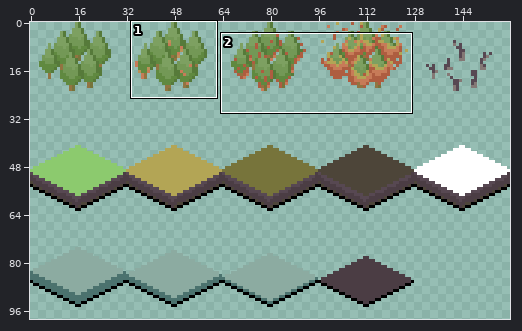
Sprite sheet, stored at bhx/Graphix/tiles.png. Above: a wide view before the commit, with the close-up outlined.
Close-up. Earlier state:
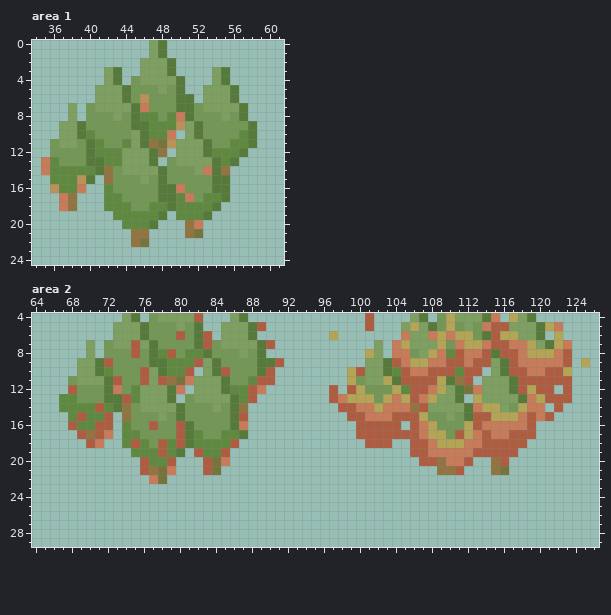
The file is 160x192 pixels. Shown: area 1: x 34..61, y 0..24; area 2: x 64..126, y 4..29. The wide view leaves out empty margins.
The same view after the edit:
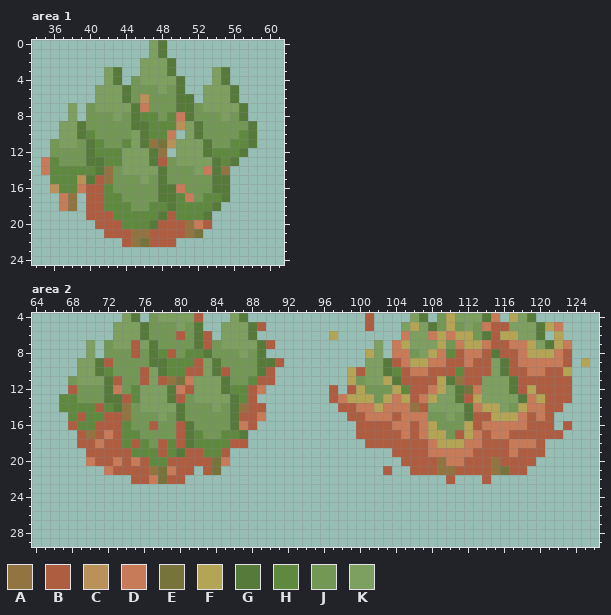
Palette (. is transparent): A #927441  B #ae5d40  C #ba9158  D #c77b58  E #77743b  F #b3a555  G #567a3a  H #608940  J #739856  K #7da061
The edit:
--- area 1
@@ x 38..55 @@
 12 JJGHHHKKKGA.KKKGHH
-13 JJGGHHKKKG.JKKKKGH
+13 JJGGHHKKKGBJKKKKGH
 14 HHHGAJKKKKGJJJKDGA
-15 HCG.AJJJKJGJJJJJGG
-16 HD..HJJJJJGGDJJJGG
-17 A...HHJJJJGGHDJHHG
-18 A...HHHJJHHGHHHHG.
-19 .....HHHHHG.HHHG..
-20 ......HHHG...AD...
-21 .......AA....AE...
-22 .......AE.........
+15 HCGBAJJJKJGJJJJJGG
+16 HDBBHJJJJJGGDJJJGG
+17 A.BBHHJJJJGGHDJHHG
+18 A.BBHHHJJHHGHHHHG.
+19 ..BBBHHHHHGBHHHG..
+20 ...BBBHHHGBBBADB..
+21 ....BBBAABBBBAE...
+22 ......BAEBBB......
 23 ..................
--- area 2
@@ x 64..126 @@
  9 .....KKGBJJJJGGHHHBKGJJJJGGB.........KKGBDFFDDBBDBBKGBDDDDDB.F.
-10 .....KKGHJJJBKGHHB.KGBJJJGB........FBKKGHBDDBBBHBB.KGBBDDBBF...
-11 ....JKKKGBJJBKBAEDKKKGJJHBB........FJKKFGBBBBFGAB.KKKGBBBBBB...
-12 ....BJJJGDJHKKKGD.KKKGHHBD.......B.BFJJJFHBBDFKGEDKKKGBFBB.B...
-13 ...HHJJJGGBHKKKG.JKKKKGHB........BDFFFJFDFBDFKKG.FKKKKGDFBBB...
-14 ...HHHHBHGAJKKKKGJJJKJGA..........BBDDFDDDABKKKKGDFFKJFDD.B....
-15 ....HBHHB.AJJJKJGJJJJJGB...........BBDDDBBBFJJKJGBBFFFDBDB.....
-16 ....BHHBB.HJJBJJBGJJJJGD............BBBBB.BDFJJJFBDDDDDB.......
-17 .....BABD.HHJJJJBGHJJHHG............BBBBBBBDFFJBFDBDDBBB.......
-18 ......BD..HBHJBHBGHHHHB..............BBB..BBDFFFDDBBBBB........
-19 ...........HHHBHG.BHHB....................BBDDDDDBBBBB.........
-20 ............BHHB...BED.....................BBADDB..AB..........
-21 ............BAED...BE........................AAB...AE..........
-22 .............DE................................................
+10 .....KKGHJJJBKGHHBBKGBJJJGB........FBKKGHBDDBBBHBBBKGBBDDBBF...
+11 ....JKKKGBJJBKBAEDKKKGJJHBB........FJKKFGBBBBFGABBKKKGBBBBBB...
+12 ....BJJJGDJHKKKGDBKKKGHHBD.......B.BFJJJFHBBDFKGEDKKKGBFBBBB...
+13 ...HHJJJGGBHKKKGBJKKKKGHB........BDFFFJFDFBDFKKGBFKKKKGDFBBB...
+14 ...HHHHBHGAJKKKKGJJJKJGABB........BBDDFDDDABKKKKGDFFKJFDDBB....
+15 ....HBHHBBAJJJKJGJJJJJGBBD.........BBDDDBDDDJJKJGBBFFFDBDB.....
+16 ....BHHBBBHJJBJJBGJJJJGDB...........BBBBDDBDFJJJFBDDDDDBBB.B...
+17 .....BABDBHHJJJJBGHJJHHG............BBBBBDBDFFJBFDBDDBBBBBB....
+18 .....BBDBBHBHJBHBGHHHHBB.............BBBBBBBDFFFDDBBBDDDB......
+19 ......BBBBBHHHBHGBBHHB..................BBBBDDDDDBBBBDBBB......
+20 ......DBBDBDBHHBBBBBED...................BBBBADDBBBABBBB.......
+21 ........DBBBBAEDBB.BE..................B..BBBAABBBBAEBB........
+22 ...........BBDEBB.............................B...B............
 23 ...............................................................
Where, in picture pixels (left, top, right, bottom), the same in both close-ups:
added: (158, 157, 167, 166)
added: (86, 175, 212, 247)
added: (176, 367, 203, 403)
changed: (383, 367, 572, 484)
added: (77, 403, 266, 484)
